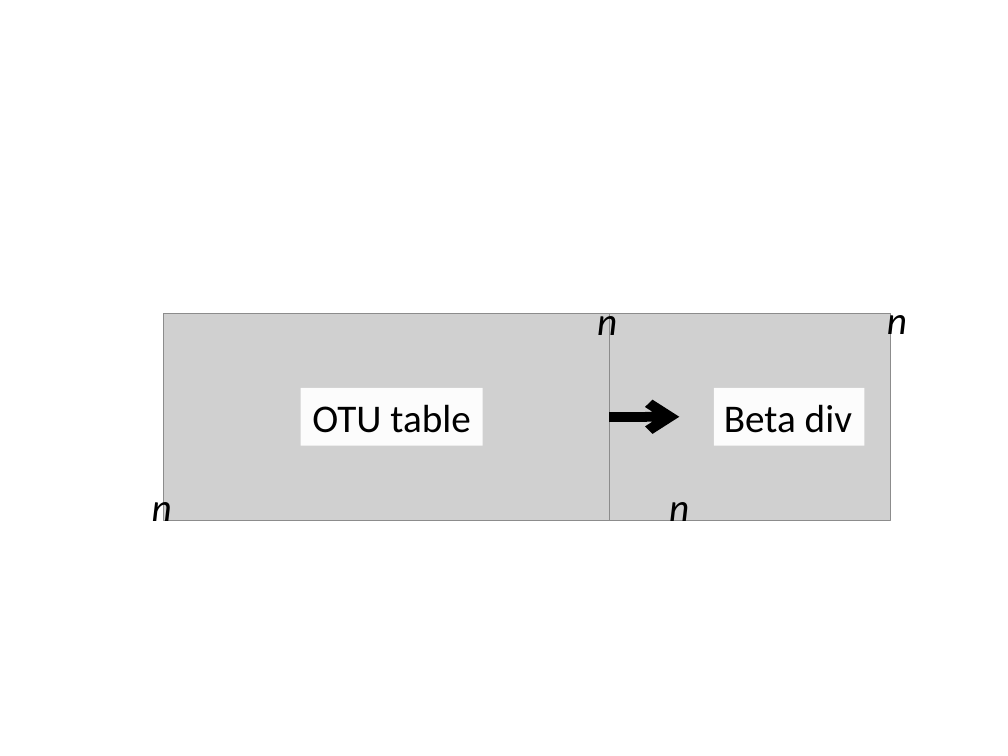
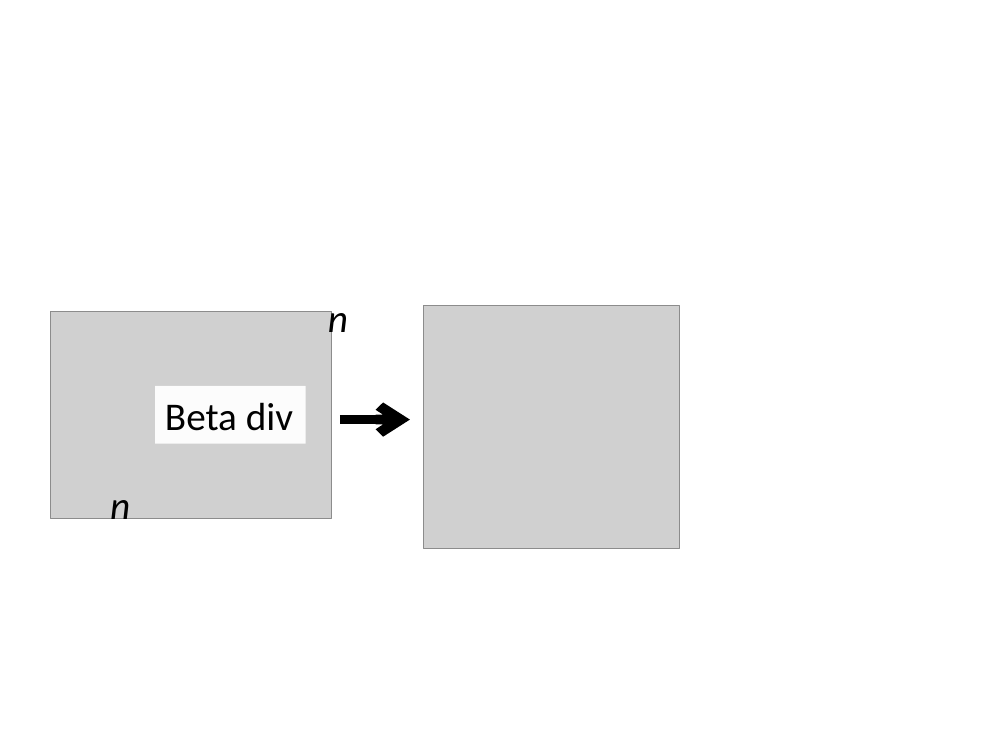
Before and after one commit to mortenarendt/MicrobiomeDataAnalysis, a slide deck: slide 3 of figs/Figures_four_web.pptx. Drawn at 1008x756 pixels with LibreOffice and Linux fonts; fonts in the diff are those of the drawing; grey boxes stand for pictures. Boxes give left, top, right and bottom in pixels: in the first picture for what was removed or moved away, otherwise in the second. Text is boxed around its words. In the diff, an @@ line names an element or a change of style, - is before the commit and + after.

```diff
--- a/figs/Figures_four_web.pptx
+++ b/figs/Figures_four_web.pptx
@@ picture added at <box>423,305,679,548</box> @@
@@ 2 texts, 1 picture, 1 rectangle: place and size @@
-2 texts, 1 picture, 1 rectangle at <box>609,313,907,531</box>
+2 texts, 1 picture, 1 rectangle at <box>50,311,348,529</box>
@@ group removed at <box>152,302,617,521</box>: 2 texts, 1 picture, 1 rectangle @@
-n
-n
-OTU table
@@ arrow moved from (609, 416) - (679, 416) to (340, 419) - (410, 419) @@
```
Also in this commit, not shown: 1 other slide changed, 3 other files.
